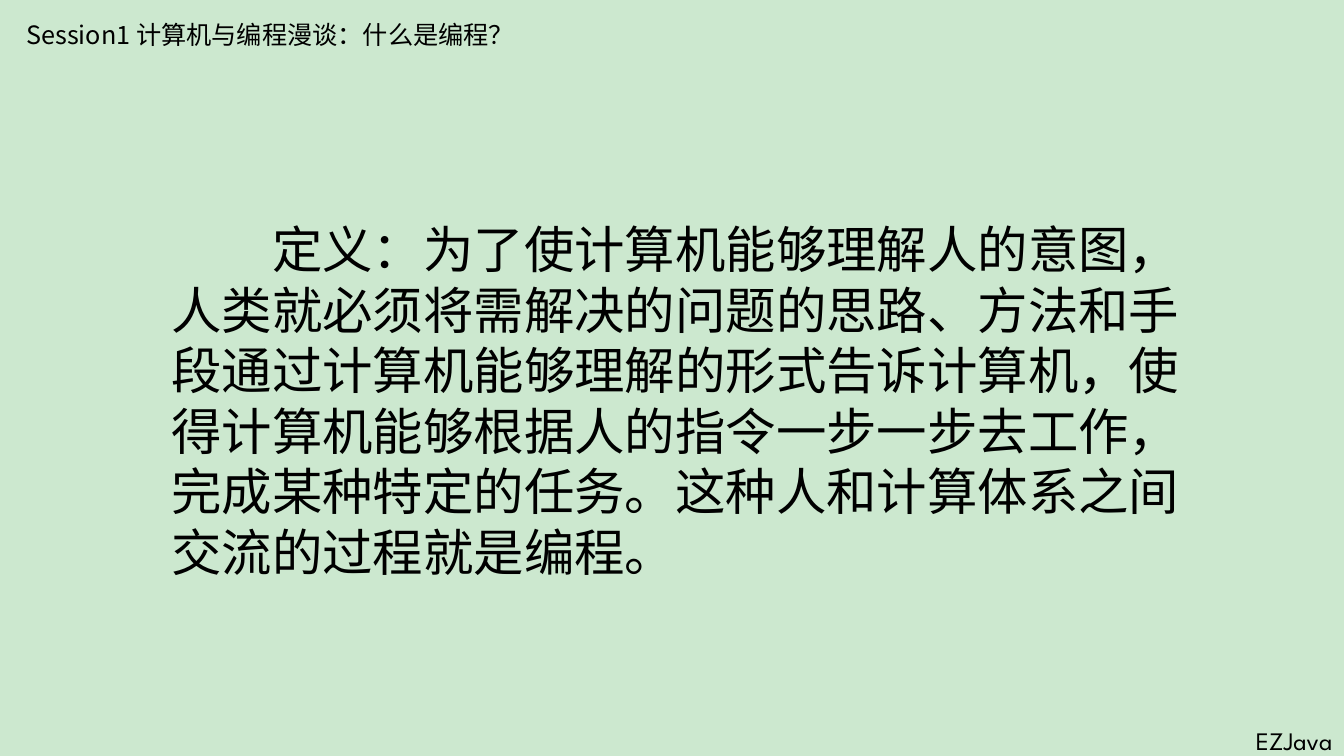
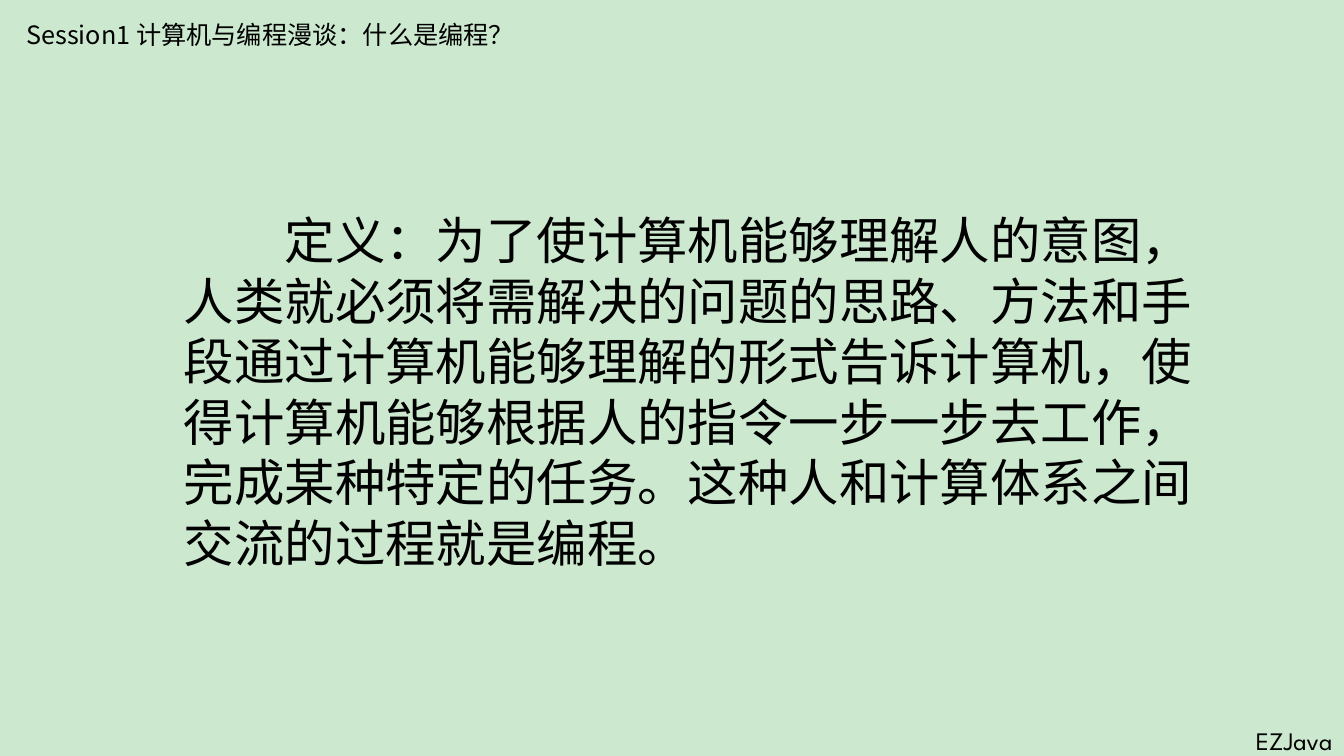
Before and after one commit to JianWenEZCode/EZJava, a slide deck: slide 9 of ppt/EZJava-Session1-计算机与编程漫谈.pptx. Drawn at 1344x756 pixels with LibreOffice and Linux fonts; fonts in the diff are those of the drawing. Boxes give left, top, right and bottom in pixels: in the first picture for what was removed or moved away, otherwise in the second. Text is boxed around its words. In the diff, an @@ line names an element or a change of style, - is before the commit and + after.

```diff
--- a/ppt/EZJava-Session1-计算机与编程漫谈.pptx
+++ b/ppt/EZJava-Session1-计算机与编程漫谈.pptx
@@ text "定义：为了使计算机能够理解人的意图，人类就必须将需解决的问题的思路、方法和手段通过计算机能够理解的形式告诉计算机，使得计 ...": place and size @@
-text "定义：为了使计算机能够理解人的意图，人类就必须将需解决的问题的思路、方法和手段通过计算机能够理解的形式告诉计算机，使得计 ..." at (171, 225, 1179, 575)
+text "定义：为了使计算机能够理解人的意图，人类就必须将需解决的问题的思路、方法和手段通过计算机能够理解的形式告诉计算机，使得计 ..." at (184, 216, 1192, 566)
```
Also in this commit, not shown: 3 other slides changed, 1 other file.
